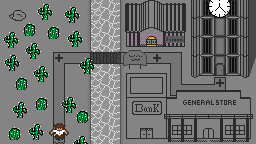
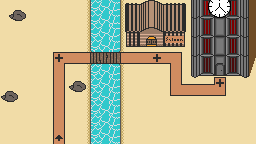
Two versions of the same layered image (w=256, h=144). Layer-by-layer changes:
added layer "Rock_1" above "Rock_2" over box(1, 91, 18, 102)
added layer "Rock_2" above "Rock_3" over box(69, 81, 86, 92)
renamed "Rock_1" to "Rock_3", moved it above "Sign", painted on it over box(9, 10, 26, 21)
hid "Sign", painted on it over box(123, 50, 147, 69)
hid "Cowboy_Front" over box(49, 123, 69, 140)
hid "Town_bottom", painted on it over box(126, 73, 253, 142)
hid group "Cactuses" (20 layers), moved it above "Clocktower" over box(3, 4, 256, 144)
moved "Clocktower" above "Rock_3", painted on it over box(191, 0, 256, 78)
painted on "Town_top" over box(127, 1, 184, 46)
painted on "Path" over box(54, 53, 225, 144)
removed layer "River" over box(87, 0, 124, 144)
added layer "River_border" above "River_water" over box(87, 0, 124, 144)
added layer "River_water" above "Background" over box(91, 0, 120, 144)
painted on "Background" over box(0, 0, 256, 144)
